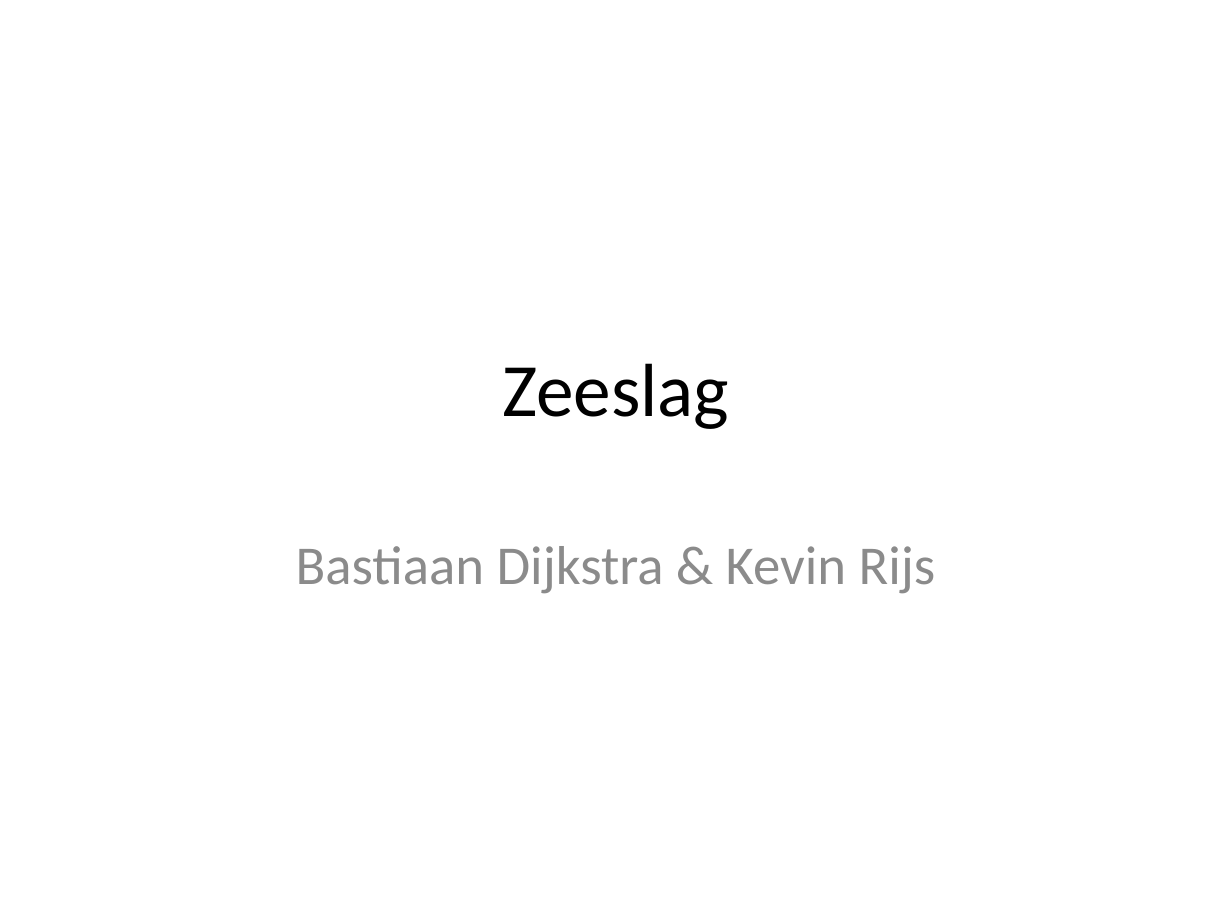
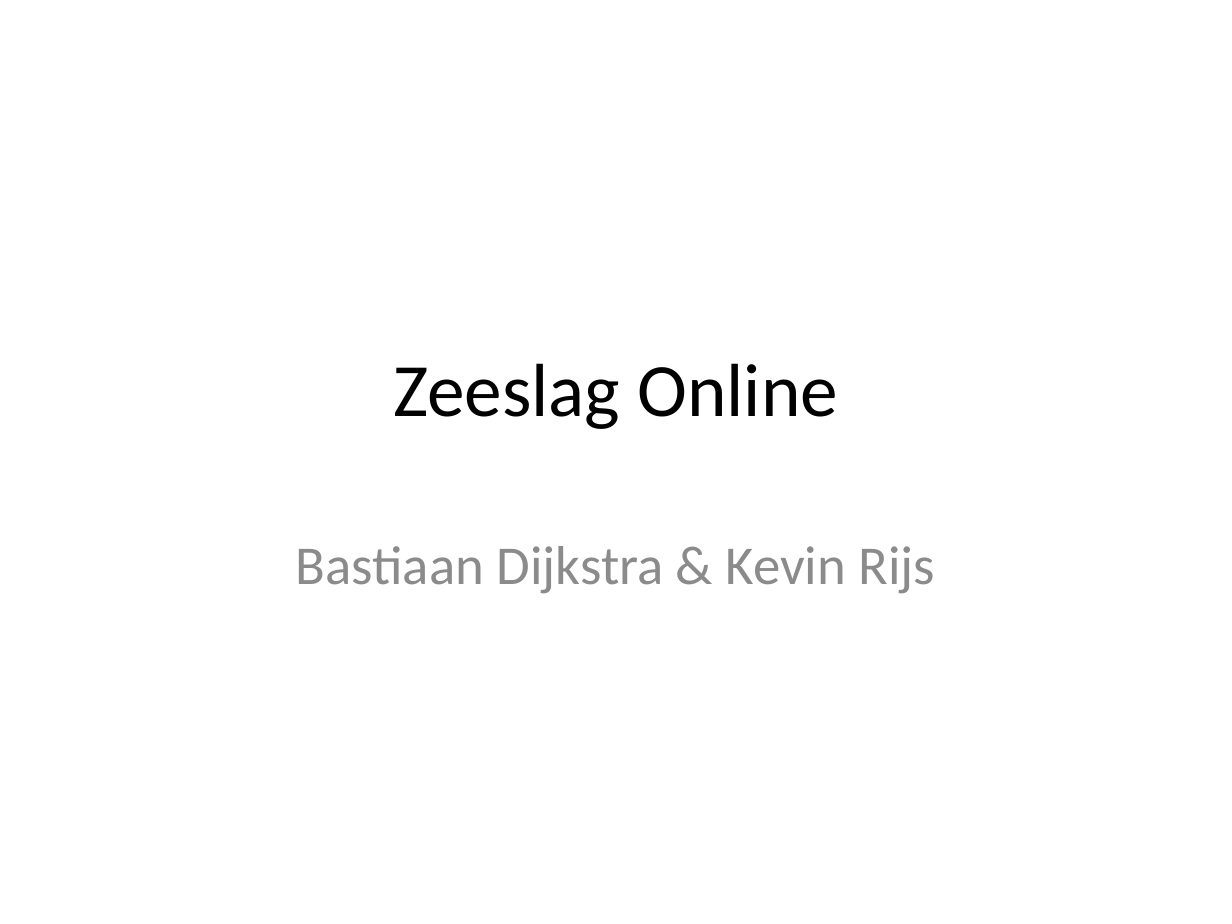
Before and after one commit to kevinrijs/ZeeSlagOnline, a slide deck: slide 1 of ZeeslagPresentatie.pptx. Drawn at 1232x924 pixels with LibreOffice and Linux fonts; fonts in the diff are those of the drawing. Boxes give left, top, right and bottom in pixels: in the first picture for what was removed or moved away, otherwise in the second. Text is boxed around its words. In the diff, an @@ line names an element or a change of style, - is before the commit and + after.

Commit message:
representing zeeslag

```diff
--- a/ZeeslagPresentatie.pptx
+++ b/ZeeslagPresentatie.pptx
@@ title at <box>393,363,838,429</box>: text changed @@
-Zeeslag
+Zeeslag Online
```
Also in this commit, not shown: 3 other slides changed, 7 slides added, 5 slides removed.
